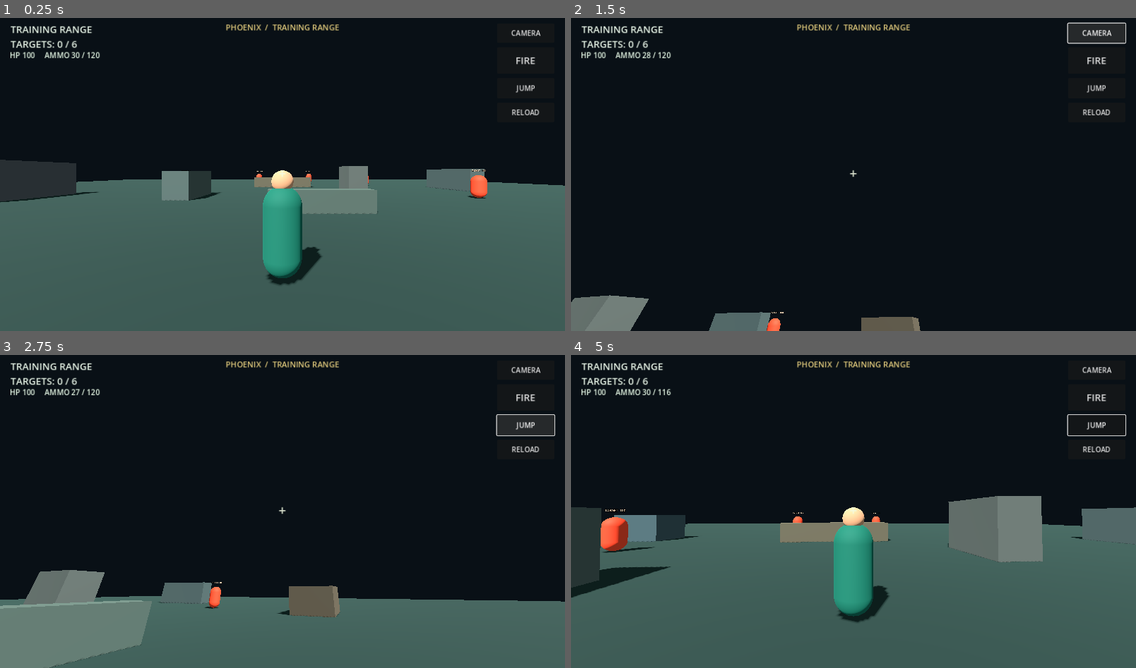
Above: before the commit, frames 1-4 (two rows, left to right).
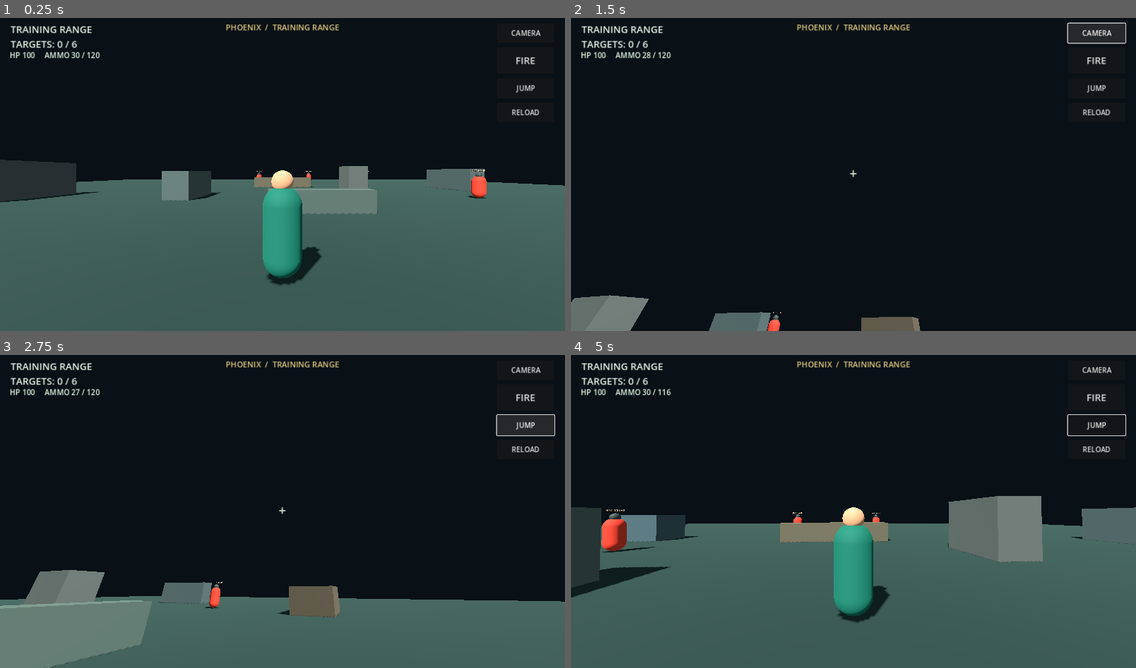
Above: after the commit, the same moments.

Repository: rannarmenu/project-phoenix-battle-royale
Game: Godot game, scene res://scenes/main.tscn
Same seed, same stepped clock (60 frames per second), same inputs: the game is played once before the commit and once after it.
Inputs (mouse positions are in pixels of both pictures, inside the frame that each line leads up to):
- Up to frame 1 (0.25 s): no input
- Up to frame 2 (1.5 s): click "FIRE" at 0.5 s; click "CAMERA" at 1.25 s
- Up to frame 3 (2.75 s): click "JUMP" at 2 s
- Up to frame 4 (5 s): tap Enter at 2.75 s; move the mouse to (881, 508) at 2.77 s; hold W (move_forward) from 2.78 s (still down); tap V at 2.85 s; click (881, 508) at 2.92 s; tap Space (jump) at 3.02, 3.77 s; move the mouse to (825, 511) at 3.52 s; tap R at 3.6 s; move the mouse to (864, 505) at 4.27 s; hold Shift from 4.28 s (still down)

The runs differ from the first frame. In frame 1, less than 0.1% of the frame differs, in the area x 45-87%, y 48-57%; in frame 2, less than 0.1%; in frame 3, less than 0.1%; in frame 4, 0.2%, in the area x 5-94%, y 49-77%.

Commit message:
Add moving enemy bot AI and player damage

Diff:
--- a/scripts/target.gd
+++ b/scripts/target.gd
@@ -1,52 +1,121 @@
-extends StaticBody3D
+extends CharacterBody3D
 
 signal eliminated
 
 @export var max_health: float = 100.0
+@export var move_speed: float = 2.1
+@export var attack_damage: int = 7
+@export var attack_interval: float = 1.35
+
+const GRAVITY: float = 22.0
+const ATTACK_RANGE: float = 10.0
+const STOP_RANGE: float = 4.2
+const BACK_OFF_RANGE: float = 2.6
+
 var health: float = 100.0
 var body_material: StandardMaterial3D
 var health_label: Label3D
+var attack_cooldown: float = 0.8
+var strafe_phase: float = 0.0
 
 func _ready() -> void:
 	health = max_health
+	strafe_phase = randf_range(0.0, TAU)
 	collision_layer = 1
 	collision_mask = 1
+	add_to_group("enemy_bots")
+	_make_body()
 
+func _make_body() -> void:
 	var collision := CollisionShape3D.new()
 	var capsule := CapsuleShape3D.new()
-	capsule.radius = 0.52
-	capsule.height = 1.9
+	capsule.radius = 0.48
+	capsule.height = 1.85
 	collision.shape = capsule
-	collision.position.y = 0.95
+	collision.position.y = 0.93
 	add_child(collision)
 
 	var body_mesh := MeshInstance3D.new()
+	body_mesh.name = "BotBody"
 	var capsule_mesh := CapsuleMesh.new()
-	capsule_mesh.radius = 0.5
-	capsule_mesh.height = 1.85
+	capsule_mesh.radius = 0.45
+	capsule_mesh.height = 1.8
 	body_mesh.mesh = capsule_mesh
-	body_mesh.position.y = 0.95
+	body_mesh.position.y = 0.93
 	body_material = StandardMaterial3D.new()
-	body_material.albedo_color = Color(0.86, 0.25, 0.15)
-	body_material.roughness = 0.72
+	body_material.albedo_color = Color(0.72, 0.20, 0.14)
+	body_material.roughness = 0.78
 	body_mesh.material_override = body_material
 	add_child(body_mesh)
 
+	var head_mesh_node := MeshInstance3D.new()
+	head_mesh_node.name = "BotHead"
+	var head_mesh := SphereMesh.new()
+	head_mesh.radius = 0.22
+	head_mesh.height = 0.44
+	head_mesh_node.mesh = head_mesh
+	head_mesh_node.position.y = 1.88
+	var head_material := StandardMaterial3D.new()
+	head_material.albedo_color = Color(0.22, 0.25, 0.24)
+	head_material.metallic = 0.18
+	head_material.roughness = 0.64
+	head_mesh_node.material_override = head_material
+	add_child(head_mesh_node)
+
 	health_label = Label3D.new()
-	health_label.text = "TARGET  100"
+	health_label.text = "BOT  %d HP" % int(health)
 	health_label.position = Vector3(0.0, 2.25, 0.0)
 	health_label.billboard = BaseMaterial3D.BILLBOARD_ENABLED
-	health_label.font_size = 32
+	health_label.font_size = 30
 	health_label.pixel_size = 0.006
 	health_label.modulate = Color(1.0, 0.9, 0.78)
 	add_child(health_label)
+
+func _physics_process(delta: float) -> void:
+	attack_cooldown = maxf(0.0, attack_cooldown - delta)
+	if not is_on_floor():
+		velocity.y -= GRAVITY * delta
+
+	var player := get_tree().get_first_node_in_group("player") as Node3D
+	if not is_instance_valid(player):
+		velocity.x = move_toward(velocity.x, 0.0, move_speed * delta)
+		velocity.z = move_toward(velocity.z, 0.0, move_speed * delta)
+		move_and_slide()
+		return
+
+	var offset: Vector3 = player.global_position - global_position
+	offset.y = 0.0
+	var distance := offset.length()
+	var move_direction := Vector3.ZERO
+
+	if distance > 0.1:
+		look_at(Vector3(player.global_position.x, global_position.y, player.global_position.z), Vector3.UP)
+
+	if distance > STOP_RANGE:
+		move_direction = offset.normalized()
+		var strafe_strength := sin(float(Time.get_ticks_msec()) * 0.001 + strafe_phase) * 0.25
+		var strafe := Vector3(-move_direction.z, 0.0, move_direction.x) * strafe_strength
+		move_direction = (move_direction + strafe).normalized()
+	elif distance < BACK_OFF_RANGE:
+		move_direction = -offset.normalized()
+
+	velocity.x = move_direction.x * move_speed
+	velocity.z = move_direction.z * move_speed
+	move_and_slide()
+
+	if distance <= ATTACK_RANGE and attack_cooldown <= 0.0:
+		attack_cooldown = attack_interval
+		if player.has_method("take_damage"):
+			player.call("take_damage", attack_damage)
 
 func take_damage(amount: float) -> void:
 	if health <= 0.0:
 		return
 	health = maxf(0.0, health - amount)
-	health_label.text = "TARGET  %d" % int(health)
-	body_material.albedo_color = Color(1.0, 0.74, 0.24) if health > 0.0 else Color(0.22, 0.22, 0.22)
+	if is_instance_valid(health_label):
+		health_label.text = "BOT  %d HP" % int(health)
+	if is_instance_valid(body_material):
+		body_material.albedo_color = Color(1.0, 0.62, 0.18) if health > 0.0 else Color(0.18, 0.18, 0.18)
 	if health <= 0.0:
 		eliminated.emit()
 		queue_free()
